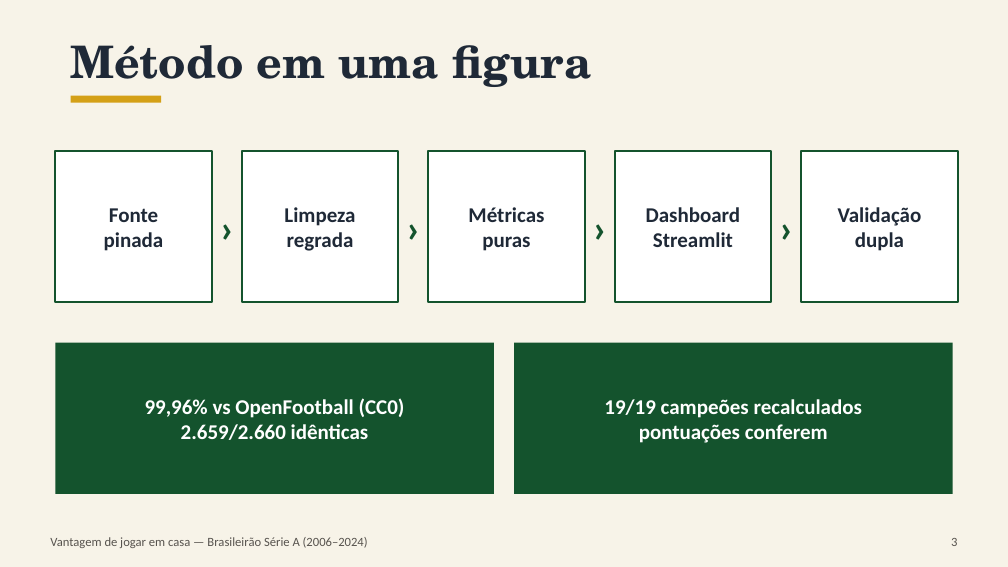
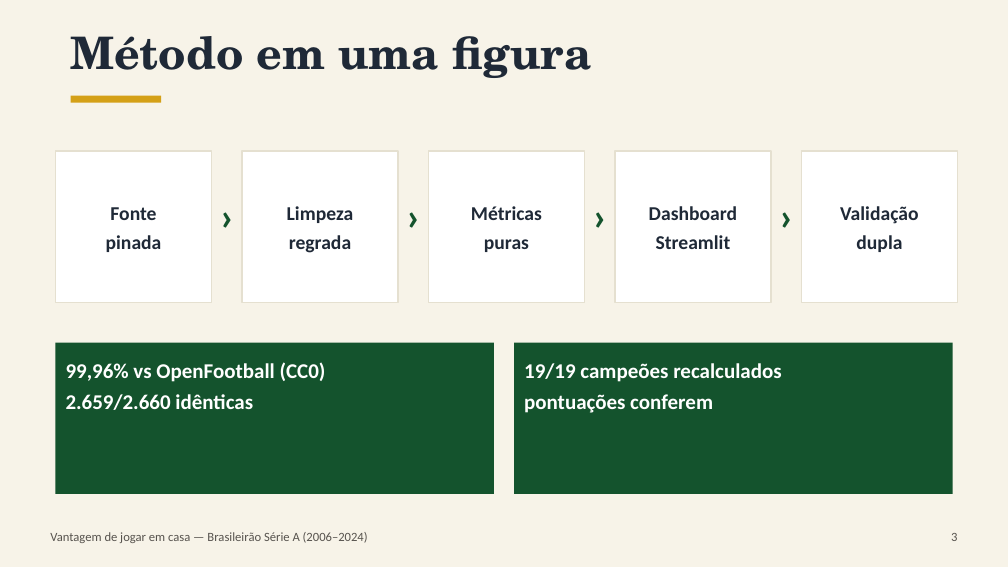
Before and after one commit to EmiyaKiritsugu3/TCC, a slide deck: slide 3 of apresentacao/apresentacao_tcc.pptx. Drawn at 1008x567 pixels with LibreOffice and Linux fonts; fonts in the diff are those of the drawing. Boxes give left, top, right and bottom in pixels: in the first picture for what was removed or moved away, otherwise in the second. Text is boxed around its words. In the diff, an @@ line names an element or a change of style, - is before the commit and + after.

```diff
--- a/apresentacao/apresentacao_tcc.pptx
+++ b/apresentacao/apresentacao_tcc.pptx
@@ outline #14532D 1.5 pt to #E5E0D0 1 pt in 5 elements at (55,151,212,302), (242,151,398,302), (428,151,585,302), (615,151,771,302), (801,151,958,302) @@
@@ size 15 to 14 pt; more space between paragraphs in 5 elements at (106,207,162,252), (287,206,354,253), (471,206,542,252), (649,206,737,249), (840,206,918,252) @@
@@ more space between paragraphs; vertical alignment middle to top in 7 elements at (71,36,591,78), (50,532,368,543), (951,533,957,541), (212,192,242,262), (398,192,428,262), (585,192,615,262), (771,192,801,262) @@
@@ text "99,96% vs OpenFootball (CC0)" at (66,362,326,410): alignment centre to left; more space between paragraphs; vertical alignment middle to top @@
@@ text "19/19 campeões recalculados" at (524,363,781,413): alignment centre to left; more space between paragraphs; vertical alignment middle to top @@
```
Also in this commit, not shown: 9 other slides changed, 4 slides added, 8 other files.
